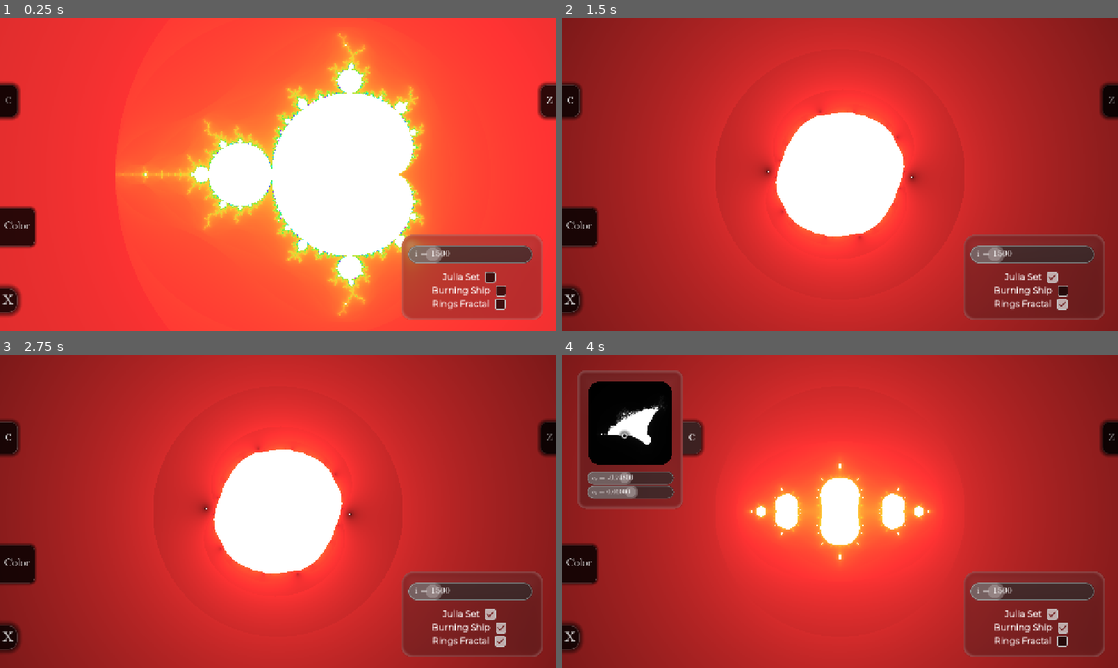
Above: before the commit, frames 1-4 (two rows, left to right).
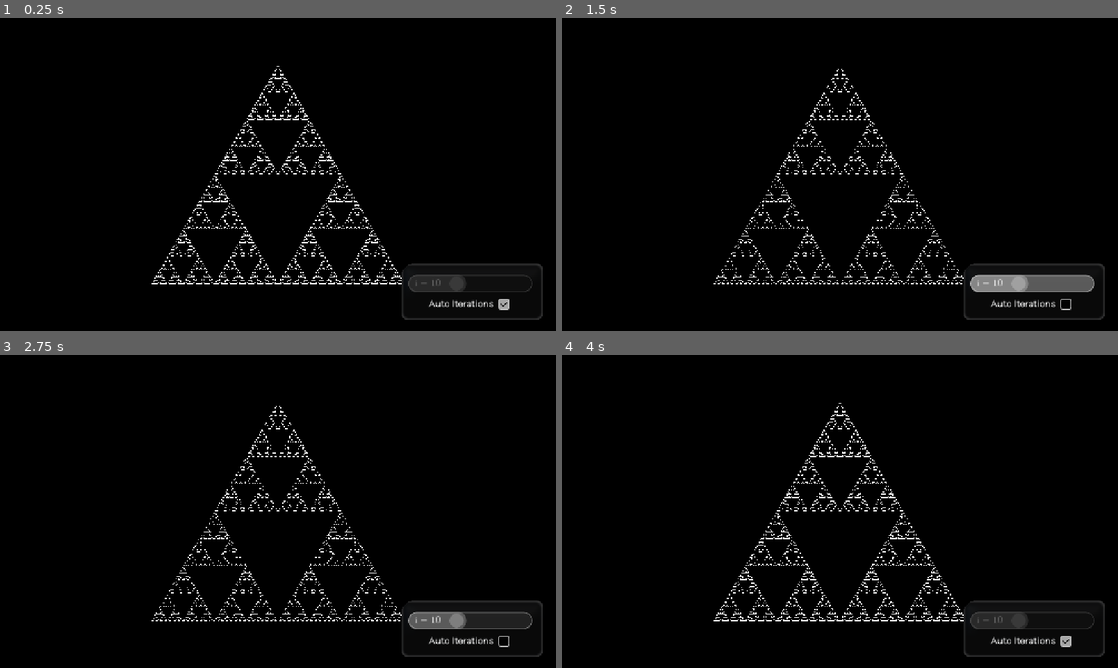
Above: after the commit, the same moments.

Repository: ADOGamedev/Fractals
Game: Godot game, scene res://scenes/main.tscn
Same seed, same stepped clock (60 frames per second), same inputs: the game is played once before the commit and once after it.
Inputs (mouse positions are in pixels of both pictures, inside the frame that each line leads up to):
- Up to frame 1 (0.25 s): no input
- Up to frame 2 (1.5 s): click (1067, 302) at 0.52 s; click (1051, 277) at 1.27 s
- Up to frame 3 (2.75 s): click (500, 627) at 2.02 s
- Up to frame 4 (4 s): click (1062, 639) at 2.77 s; click (573, 439) at 3.5 s, where only the run before the commit has a clickable "c"

The runs differ from the first frame. In frame 1, 99% of the frame differs, in the area x 0-100%, y 0-100%; in frame 2, 99%; in frame 3, 99%; in frame 4, 96%.

Commit message:
Sierpinski With shaders

Diff:
--- /dev/null
+++ b/assets/gradients/grayscale_gradient.tres
@@ -0,0 +1,3 @@
+[gd_resource type="Gradient" format=3 uid="uid://vmc4al6flbb7"]
+
+[resource]
--- a/project.godot
+++ b/project.godot
@@ -29,6 +29,7 @@
 [global_group]
 
 single_color_gradient_selector=""
+canvas_layer=""
 
 [input]
 
--- a/scenes/gradient_selector.tscn
+++ b/scenes/gradient_selector.tscn
@@ -27,6 +27,7 @@
 grow_horizontal = 2
 grow_vertical = 2
 pivot_offset = Vector2(129, 20)
+mouse_filter = 2
 script = ExtResource("1_qib60")
 
 [node name="PanelContainer" type="PanelContainer" parent="." unique_id=1431749422]
--- a/scenes/main.tscn
+++ b/scenes/main.tscn
@@ -20,13 +20,22 @@
 [node name="bg" type="ColorRect" parent="." unique_id=2119815704]
 z_index = -5
 custom_minimum_size = Vector2(1280, 720)
-offset_right = 1280.0
-offset_bottom = 720.0
+offset_left = -2863.0
+offset_top = -1877.0
+offset_right = 4510.0
+offset_bottom = 2755.0
 mouse_filter = 2
 color = Color(0, 0, 0, 1)
 
+[node name="MandelbrotFractal" parent="." unique_id=463574064 instance=ExtResource("3_sugp2")]
+visible = false
+custom_minimum_size = Vector2(1280, 720)
+offset_left = -640.0
+offset_top = -360.0
+offset_right = 1920.0
+offset_bottom = 1080.0
+
 [node name="SierpinskiTriangle" parent="." unique_id=1081089723 instance=ExtResource("2_0wfyh")]
-visible = false
 custom_minimum_size = Vector2(1280, 720)
 anchors_preset = 0
 anchor_right = 0.0
@@ -38,10 +47,3 @@
 scale = Vector2(2, 2)
 pivot_offset_ratio = Vector2(0.5, 0.5)
 size_flags_horizontal = 4
-
-[node name="MandelbrotFractal" parent="." unique_id=463574064 instance=ExtResource("3_sugp2")]
-custom_minimum_size = Vector2(1280, 720)
-offset_left = -640.0
-offset_top = -360.0
-offset_right = 1920.0
-offset_bottom = 1080.0
--- a/scenes/mandelbrot_color_widget.tscn
+++ b/scenes/mandelbrot_color_widget.tscn
@@ -113,7 +113,7 @@
 unique_name_in_owner = true
 layout_mode = 2
 variable_name = "gᵣ"
-sensitivity = 0.003
+sensitivity = 0.001
 exp_edit = true
 curr_value = 1500.0
 
--- a/scenes/mandelbrot_fractal.tscn
+++ b/scenes/mandelbrot_fractal.tscn
@@ -1,7 +1,6 @@
 [gd_scene format=3 uid="uid://ds5ev0pss41f3"]
 
 [ext_resource type="Shader" uid="uid://c80s5w5giyso1" path="res://src/madelbrot_fractal/mandelbrot.gdshader" id="1_sbyhb"]
-[ext_resource type="Gradient" uid="uid://b4o8r3da4825s" path="res://assets/gradients/rainbow_gradient.tres" id="2_q64vy"]
 [ext_resource type="Script" uid="uid://ccpg2d3baghrc" path="res://src/madelbrot_fractal/mandelbrot_fractal.gd" id="3_3lt8q"]
 [ext_resource type="Shader" uid="uid://cyq7t2nbl8cwp" path="res://src/shaders/liquid_glass.gdshader" id="3_ak01r"]
 [ext_resource type="Theme" uid="uid://bbf1lvlicbu03" path="res://assets/themes/theme.tres" id="5_7bf1l"]
@@ -11,15 +10,17 @@
 [ext_resource type="PackedScene" uid="uid://cnsaof66r7yoh" path="res://scenes/in_out_widget.tscn" id="9_ffm43"]
 [ext_resource type="PackedScene" uid="uid://cjqotmay3hwia" path="res://scenes/mandelbrot_color_widget.tscn" id="10_q64vy"]
 
-[sub_resource type="GradientTexture1D" id="GradientTexture1D_q64vy"]
-gradient = ExtResource("2_q64vy")
+[sub_resource type="Gradient" id="Gradient_ffm43"]
+
+[sub_resource type="GradientTexture1D" id="GradientTexture1D_0di7l"]
+gradient = SubResource("Gradient_ffm43")
 
 [sub_resource type="ShaderMaterial" id="ShaderMaterial_ddu1x"]
 shader = ExtResource("1_sbyhb")
 shader_parameter/ratio = 1.7777778
 shader_parameter/iterations = 1500
 shader_parameter/scale = 0.4
-shader_parameter/gradient = SubResource("GradientTexture1D_q64vy")
+shader_parameter/gradient = SubResource("GradientTexture1D_0di7l")
 shader_parameter/set_color = Color(1, 1, 1, 1)
 shader_parameter/gradient_attenuation = 2.3
 shader_parameter/gradient_repetition = 1500.0
--- a/scenes/sierpinski_triangle.tscn
+++ b/scenes/sierpinski_triangle.tscn
@@ -1,20 +1,53 @@
 [gd_scene format=3 uid="uid://c3tw8sb50jac"]
 
 [ext_resource type="Script" uid="uid://cdei0x18legja" path="res://src/sierpinski_triangle/sierpinski_triangle.gd" id="1_7n8ju"]
+[ext_resource type="Shader" uid="uid://b1fiust5nd40" path="res://src/sierpinski_triangle/sierpinski.gdshader" id="1_iwf3y"]
+[ext_resource type="Shader" uid="uid://cyq7t2nbl8cwp" path="res://src/shaders/liquid_glass.gdshader" id="3_1y084"]
+[ext_resource type="Theme" uid="uid://bbf1lvlicbu03" path="res://assets/themes/theme.tres" id="4_jnh7p"]
+[ext_resource type="PackedScene" uid="uid://bjomfxjmw08sm" path="res://scenes/real_number_selector.tscn" id="5_tqlmh"]
+[ext_resource type="FontFile" uid="uid://b1p3imq3ube0g" path="res://assets/fonts/Montserrat-VariableFont_wght.ttf" id="6_k1bsp"]
 
-[node name="SierpinskiTriangle" type="Control" unique_id=1081089723]
-layout_mode = 3
-anchors_preset = 15
-anchor_right = 1.0
-anchor_bottom = 1.0
-grow_horizontal = 2
-grow_vertical = 2
-mouse_filter = 2
-script = ExtResource("1_7n8ju")
+[sub_resource type="ShaderMaterial" id="ShaderMaterial_5g1au"]
+shader = ExtResource("1_iwf3y")
+shader_parameter/ratio = 1.7777778
+shader_parameter/scale = 0.7
+shader_parameter/iterations = 2
 
-[node name="bg" type="ColorRect" parent="." unique_id=6321002]
+[sub_resource type="ShaderMaterial" id="ShaderMaterial_rgu3i"]
+shader = ExtResource("3_1y084")
+shader_parameter/blur = 3.5
+shader_parameter/warp_intensity = 0.4
+shader_parameter/strength_x = 12.0
+shader_parameter/strength_y = 12.0
+shader_parameter/offset_x = 0.0
+shader_parameter/offset_y = 0.0
+shader_parameter/corner_radius = 0.3
+shader_parameter/edge_smoothness = 1.114000029165
+shader_parameter/tint = Color(0.11399999, 0.116399996, 0.12, 0.30588236)
+shader_parameter/edge_highlight = Color(1, 1, 1, 0.19607843)
+shader_parameter/edge_width = 3.61600017176
+shader_parameter/chromatic_strength = 5.0
+
+[sub_resource type="StyleBoxFlat" id="StyleBoxFlat_cigia"]
+content_margin_left = 20.0
+content_margin_top = 30.0
+content_margin_right = 30.0
+content_margin_bottom = 20.0
+bg_color = Color(0.18, 0.18, 0.18, 0.4745098)
+border_width_left = 5
+border_width_top = 5
+border_color = Color(0.54, 0.54, 0.54, 0.2)
+border_blend = true
+corner_radius_top_left = 30
+corner_detail = 16
+
+[sub_resource type="FontVariation" id="FontVariation_in7qj"]
+base_font = ExtResource("6_k1bsp")
+variation_embolden = 1.1
+
+[node name="SierpinskiTriangle" type="ColorRect" unique_id=6321002]
 z_index = -1
-layout_mode = 1
+material = SubResource("ShaderMaterial_5g1au")
 anchors_preset = 15
 anchor_right = 1.0
 anchor_bottom = 1.0
@@ -22,3 +55,66 @@
 grow_vertical = 2
 mouse_filter = 2
 color = Color(0, 0, 0, 1)
+script = ExtResource("1_7n8ju")
+
+[node name="CanvasLayer" type="CanvasLayer" parent="." unique_id=1377579895 groups=["canvas_layer"]]
+
+[node name="Panel" type="PanelContainer" parent="CanvasLayer" unique_id=1882319736]
+material = SubResource("ShaderMaterial_rgu3i")
+anchors_preset = 3
+anchor_left = 1.0
+anchor_top = 1.0
+anchor_right = 1.0
+anchor_bottom = 1.0
+offset_left = -356.0
+offset_top = -155.0
+offset_right = -30.0
+offset_bottom = -25.0
+grow_horizontal = 0
+grow_vertical = 0
+mouse_filter = 2
+theme = ExtResource("4_jnh7p")
+theme_override_styles/panel = SubResource("StyleBoxFlat_cigia")
+
+[node name="VBoxContainer" type="VBoxContainer" parent="CanvasLayer/Panel" unique_id=552581854]
+layout_mode = 2
+mouse_filter = 2
+theme_override_constants/separation = -2
+
+[node name="iterations" parent="CanvasLayer/Panel/VBoxContainer" unique_id=691124258 instance=ExtResource("5_tqlmh")]
+unique_name_in_owner = true
+layout_mode = 2
+variable_name = "i"
+integer = true
+curr_value = 10.0
+exp_maximum = 50000
+
+[node name="HSlider" parent="CanvasLayer/Panel/VBoxContainer/iterations" index="0" unique_id=1601533653]
+min_value = 1.0
+max_value = 25.0
+step = 0.0
+value = 1.0
+
+[node name="Control" type="Control" parent="CanvasLayer/Panel/VBoxContainer" unique_id=622958676]
+layout_mode = 2
+size_flags_vertical = 3
+size_flags_stretch_ratio = 3.64
+
+[node name="auto_iterations" type="HBoxContainer" parent="CanvasLayer/Panel/VBoxContainer" unique_id=380428087]
+layout_mode = 2
+theme_override_constants/separation = 9
+alignment = 1
+
+[node name="Label" type="Label" parent="CanvasLayer/Panel/VBoxContainer/auto_iterations" unique_id=539588034]
+layout_mode = 2
+theme_override_fonts/font = SubResource("FontVariation_in7qj")
+text = "Auto Iterations"
+
+[node name="auto_iterations_checkbox" type="CheckBox" parent="CanvasLayer/Panel/VBoxContainer/auto_iterations" unique_id=1124437585]
+unique_name_in_owner = true
+layout_mode = 2
+size_flags_horizontal = 4
+size_flags_vertical = 4
+button_pressed = true
+
+[editable path="CanvasLayer/Panel/VBoxContainer/iterations"]
--- a/scenes/single_color_gradient_selector.tscn
+++ b/scenes/single_color_gradient_selector.tscn
@@ -40,7 +40,7 @@
 
 [node name="SingleColorGradientSelector" type="VBoxContainer" unique_id=1905952084 groups=["single_color_gradient_selector"]]
 z_index = 1
-offset_right = 7.0
+offset_right = 11.0
 offset_bottom = 28.0
 size_flags_horizontal = 0
 theme_override_constants/separation = 0
--- a/src/gradient_selector/gradient_selector.gd
+++ b/src/gradient_selector/gradient_selector.gd
@@ -1,33 +1,65 @@
 extends Control
 
 @onready var single_color_selector := preload("res://scenes/single_color_gradient_selector.tscn")
-var COLOR_SELECTOR_SIZE = Vector2(7, 25)
+var COLOR_SELECTOR_SIZE = Vector2(11, 25)
 var grad : Gradient
 
 func _ready() -> void:
-	grad = %gradient_texture.texture.gradient
+	pass
 
 
 func _process(_delta: float) -> void:
-	var i = 0
+	var can_selectors_queue_free = true
+	var selectors_count = 0
 	for child in get_children():
+		if child.is_in_group("single_color_gradient_selector"):
+			selectors_count += 1
+
+	if selectors_count <= 2:
+		can_selectors_queue_free = false
+
+	grad = Gradient.new()
+
+	var first_child_i = -1
+	var last_child_i = 0
+	var min_offset = 1.0
+	var max_offset = 0.0
+
+	for child_i in range(get_child_count()):
+		var child = get_child(child_i)
 		if !child.is_in_group("single_color_gradient_selector"):
 			continue
 
+		child.can_queue_free = can_selectors_queue_free
 		child.position.x = clamp(child.position.x, -child.size.x / 2.0, %gradient_texture.size.x - child.size.x / 2.0)
+
 		var offset = (child.position.x) / %gradient_texture.size.x
-		grad.set_color(i, child.get_color())
-		grad.set_offset(i, offset)
-		i += 1
+
+		if offset < min_offset:
+			first_child_i = child_i
+			min_offset = offset
+		if offset > max_offset:
+			last_child_i = child_i
+			max_offset = offset
+
+		grad.add_point(offset, child.get_color())
+
+
+	grad.set_color(0, get_child(first_child_i).get_color())
+	grad.set_color(grad.get_point_count() - 1, get_child(last_child_i).get_color())
+
+	%gradient_texture.texture.gradient = grad
 
 
 func _on_texture_rect_gui_input(event: InputEvent) -> void:
 	if event is InputEventMouseButton and event.button_index == MOUSE_BUTTON_LEFT and event.pressed:
+		if !%gradient_texture.get_global_rect().has_point(event.global_position):
+			return
+
 		var offset = event.position.x / %gradient_texture.size.x
-		var color = grad.sample(event.position.x)
+		var color = grad.sample(offset)
 
 		add_new_single_color_selector(offset, color)
-		grad.add_point(offset, color)
 
 
 func add_new_single_color_selector(offset: float, color: Color) -> void:
@@ -42,6 +74,10 @@
 	grad = gradient
 	%gradient_texture.texture.gradient = gradient
 
+	for child in get_children():
+		if child.is_in_group("single_color_gradient_selector"):
+			child.queue_free()
+
 	for point_i in range(grad.get_point_count()):
 		var offset = grad.get_offset(point_i)
 		add_new_single_color_selector(offset, grad.sample(offset))
--- a/src/gradient_selector/single_color_gradient_selector.gd
+++ b/src/gradient_selector/single_color_gradient_selector.gd
@@ -2,6 +2,7 @@
 
 @export var initial_color := Color.BLACK
 var dragging := false
+var can_queue_free = true
 
 func get_color() -> Color:
 	return %ColorPickerButton.color
@@ -12,11 +13,10 @@
 func _ready() -> void:
 	set_color(initial_color)
 
-
 func _input(event: InputEvent) -> void:
 	if event is InputEventMouseButton and event.button_index == MOUSE_BUTTON_RIGHT:
 		var mouse_in = get_global_rect().has_point(event.position)
-		if mouse_in:
+		if mouse_in and can_queue_free:
 			queue_free()
 
 	if event is InputEventMouseButton and event.button_index == MOUSE_BUTTON_LEFT:
--- a/src/main/main.gd
+++ b/src/main/main.gd
@@ -1,5 +1,4 @@
 extends Node2D
 
 func _process(_delta: float) -> void:
-    var zoom = $Camera2D.zoom.x
-    $SierpinskiTriangle.iterations = min(17, roundi(log(zoom) / log(2)) + 10)
+	$SierpinskiTriangle.zoom = $Camera2D.zoom.x
--- /dev/null
+++ b/src/sierpinski_triangle/sierpinski.gdshader
@@ -0,0 +1,35 @@
+shader_type canvas_item;
+
+uniform float ratio = 1.7777777777777;
+uniform float scale = 0.35;
+uniform int iterations = 2;
+
+vec4 fractal(in vec2 p) {
+
+	for (int i = 0; i < iterations; i++) {
+		p.x = fract(p.x);
+		p.y = fract(p.y);
+		if (p.x < 1.0 && p.y < 1.0 && p.x + p.y > 1.0) {
+			return vec4(0.0);
+		}
+		p *= 2.0;
+	}
+
+	return vec4(1.0);
+}
+
+void fragment() {
+	vec2 uv = (UV - vec2(0.5, 0.5)) / scale;
+	uv *= vec2(ratio * sqrt(3) / 2., 1.0);
+	uv += vec2(0.5);
+
+	uv.y = 1.0 - uv.y;
+	uv.x -= uv.y / 2.0;
+
+	if (uv.x < 0.0 || uv.x > 1.0 || uv.y < 0.0 || uv.y > 1.0) {
+		COLOR = vec4(0.0);
+	}
+	else {
+		COLOR = fractal(uv);
+	}
+}
--- a/src/sierpinski_triangle/sierpinski_triangle.gd
+++ b/src/sierpinski_triangle/sierpinski_triangle.gd
@@ -1,76 +1,19 @@
-extends Control
+extends ColorRect
 
+var zoom = 0.5
+var auto_iterations = true
 
-@onready var texture = preload("res://assets/sprites/sierpinski_triangle.png")
-var ITERATIONS_ON_TEXTURE = 8
+func _process(delta: float) -> void:
+	var iterations = 1
+	var auto_iterations = %auto_iterations_checkbox.button_pressed
+	if auto_iterations:
+		%iterations.set_disabled(true)
+		iterations = min(25, roundi(log2(zoom)) + 10)
+	else:
+		%iterations.set_disabled(false)
+		iterations = %iterations.get_value()
 
-const FIRST_TRIANGLE_POS = Vector2(0.5, 0.5)
-@onready var TRIANGLE_WIDTH = size.y * 2 / sqrt(3)
+	material.set_shader_parameter("iterations", iterations)
 
-@export var color := Color.WHITE
-@export var bg_color := Color.BLACK
-
-@onready var bg = $bg
-
-
-var iterations : int = 10
-var prev_iterations = iterations
-
-func _ready() -> void:
-	bg.color = bg_color
-
-
-func _process(_delta: float) -> void:
-	if prev_iterations != iterations:
-		queue_redraw()
-
-	prev_iterations = iterations
-
-
-func _draw() -> void:
-	RenderingServer.canvas_item_set_default_texture_filter(
-		get_canvas_item(),
-		RenderingServer.CANVAS_ITEM_TEXTURE_FILTER_NEAREST
-	)
-
-	draw_fractal(iterations - ITERATIONS_ON_TEXTURE, FIRST_TRIANGLE_POS * size)
-
-
-func draw_fractal(depth: int, prev_pos: Vector2, iteration = 2) -> void:
-	var child_positions = get_child_triangles_positions(iteration, prev_pos)
-	for pos in child_positions:
-		if depth <= 0:
-			if iteration >= depth + ITERATIONS_ON_TEXTURE:
-				draw_triangle(pos, size.y / (1 << (iteration)))
-			else:
-				draw_fractal(depth, pos, iteration + 1)
-		elif iteration >= depth:
-			draw_texture_triangle(pos, size.y / (1 << (iteration)))
-		else:
-			draw_fractal(depth, pos, iteration + 1)
-
-
-func get_child_triangles_positions(i: int, prev_pos: Vector2) -> PackedVector2Array:
-	var s = 1./(1 << (i+1))
-	return [
-		Vector2(TRIANGLE_WIDTH * s, size.y * s) + prev_pos,
-		Vector2(TRIANGLE_WIDTH * -s, size.y * s) + prev_pos,
-		Vector2(0, -size.y * s) + prev_pos
-	]
-
-
-func draw_texture_triangle(pos: Vector2, h: float) -> void:
-	var new_texture_size = Vector2(texture.get_size().x * h / texture.get_size().y, h)
-	draw_texture_rect(
-		texture,
-		Rect2(pos - new_texture_size / 2.0, new_texture_size),
-		false
-	)
-
-func draw_triangle(pos: Vector2, h: float) -> void:
-	var positions = [
-		Vector2(0, -h / 2.0) + pos,
-		Vector2(h /sqrt(3), h / 2.0) + pos,
-		Vector2(-h /sqrt(3), h / 2.0) + pos,
-	]
-	draw_polygon(positions, [Color.WHITE])
+func log2(n: float) -> float:
+	return log(n) / log(2)
Not shown, added: src/sierpinski_triangle/sierpinski.gdshader.uid
